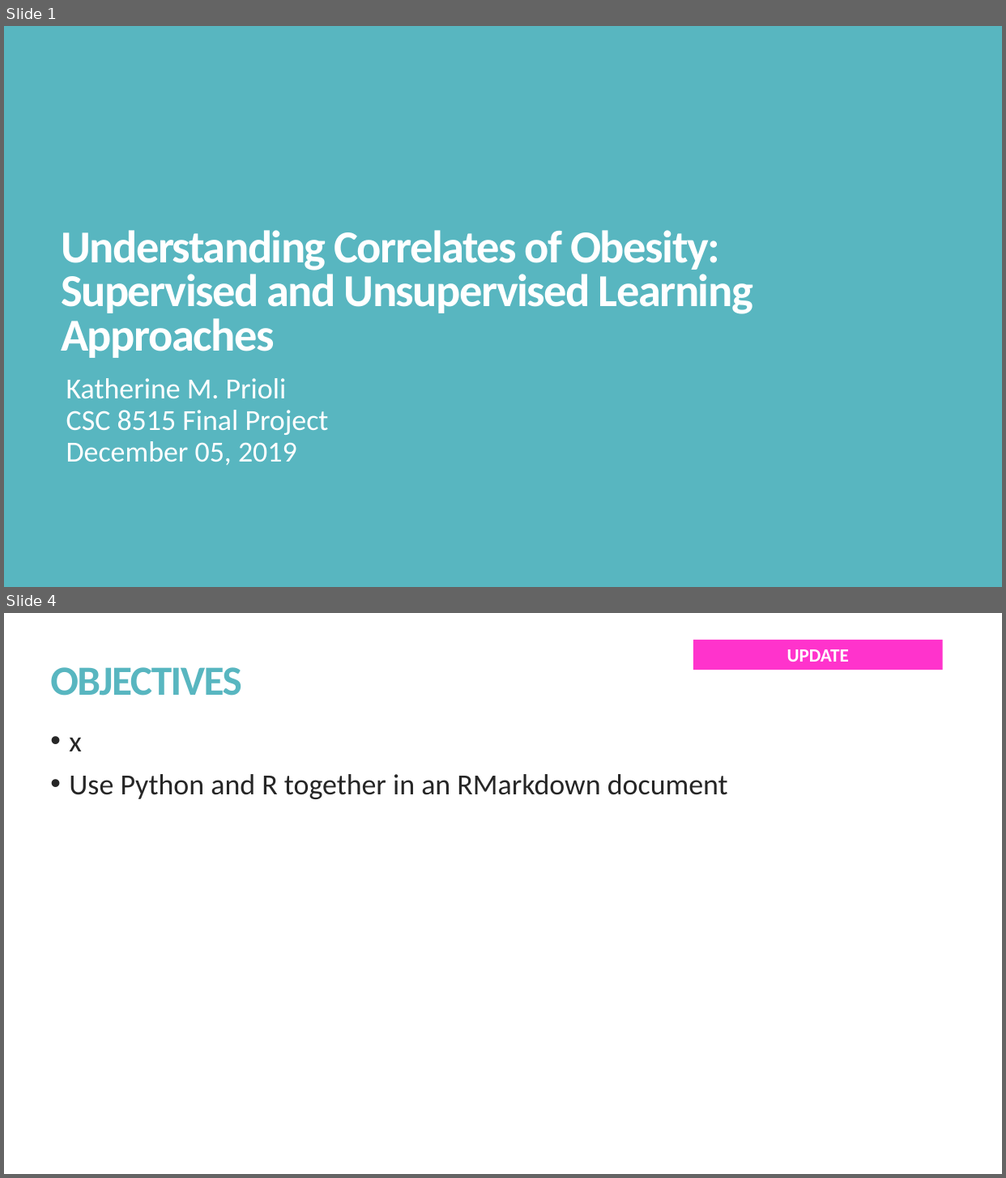
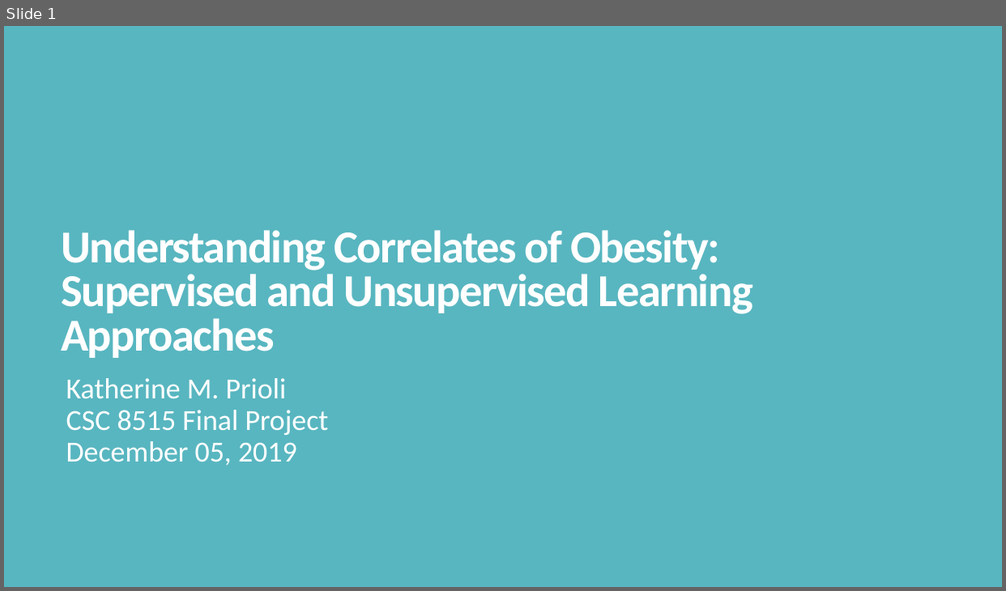
Before and after one commit to kmprioliPROF/CSC_8515_Final_Project, a slide deck: presentation/Prioli_presentation.pptx. Shown one above the other, each under a label of ours: slides 1 and 4 before the commit, slide 1 after it; the slides between them are not shown. The pictures are 1006x1178 and 1006x591 pixels, drawn with LibreOffice and Linux fonts; fonts in the diff are those of the drawing. Boxes give left, top, right and bottom in pixels: in the first picture for what was removed or moved away, otherwise in the second. Text is boxed around its words. In the diff, an @@ line names an element or a change of style, - is before the commit and + after.

```diff
--- a/presentation/Prioli_presentation.pptx
+++ b/presentation/Prioli_presentation.pptx
@@ slide 4 removed at [4, 613, 1002, 1174], background #FFFFFF @@
@@ rectangle removed at [693, 640, 943, 670] @@
-UPDATE
@@ title removed at [50, 667, 241, 696] @@
-OBJECTIVES
@@ text removed at [69, 738, 728, 799] @@
-• x
-• Use Python and R together in an RMarkdown document
```
Also in this commit, not shown: 3 slides changed, 11 slides added, 15 other slides removed.
